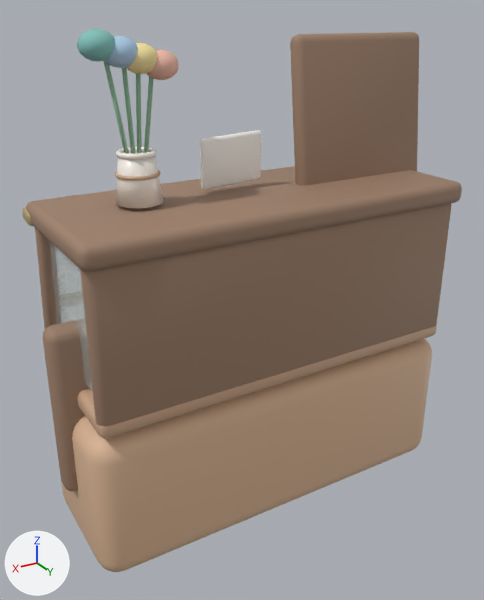
The glTF model public/assets/interiors/glb/civic-display-case.glb, before and after one commit.
One viewpoint serves both versions: a 50 mm lens placed at (1.53, 2.44, 2.26), pointed at (0.05, -0.03, 1.03). The lights are fixed; the arrows at lower left show +X, +Y and +Z. The picture after the commit comes second. Where no turn or scale is listed for an object, it has been applied to the vertices.

Script lines for the objects in view, before the commit:
```python
me_cone_014 = bpy.data.meshes.new('Cone.014')
me_cone_014.from_pydata(...)  # a 22-sided cut cone along z (radius 0.095 at the low end, 0.071 at the high end) spanning x -0.094..0.094, y -0.095..0.095, z -0.095..0.095
me_cone_014.materials.append(mat_civic_warm_ceramic)  # white #f8f2e9
me_cube = bpy.data.meshes.new('Cube')
me_cube.from_pydata(...)  # 216 vertices, 428 faces; spans x -0.93..0.93, y -0.32..0.32, z -0.35..0.35
me_cube.materials.append(mat_civic_honey_oak)  # beige #ddb796
me_cube_031 = bpy.data.meshes.new('Cube.031')
me_cube_031.from_pydata(...)  # 96 vertices, 188 faces; spans x -0.013..0.013, y -0.29..0.29, z -0.29..0.29
me_cube_031.materials.append(mat_civic_display_glass)  # white #edf6f3
ob_displayoakbase = bpy.data.objects.new('DisplayOakBase', me_cube)
ob_displayoakbase.location = (0.0, 0.0, 0.38)
ob_displaysideglass_0_84 = bpy.data.objects.new('DisplaySideGlass_0.84', me_cube_031)
ob_displaysideglass_0_84.location = (0.84, -0.01, 1.16)
ob_displaytopvase_body = bpy.data.objects.new('DisplayTopVase_body', me_cone_014)
ob_displaytopvase_body.location = (0.53, -0.03, 1.66)
# also in view: 'DisplayCaseFloor' at (0.0, 0.0, 0.8); 'DisplayFlower_3' at (0.65, -0.03, 2.15); 'DisplayCaseTop' at (0.0, 0.0, 1.5); 'DisplayStoryCard' at (0.08, -0.07, 1.68); 'DisplayFlower_2' at (0.57, -0.03, 2.13)
```
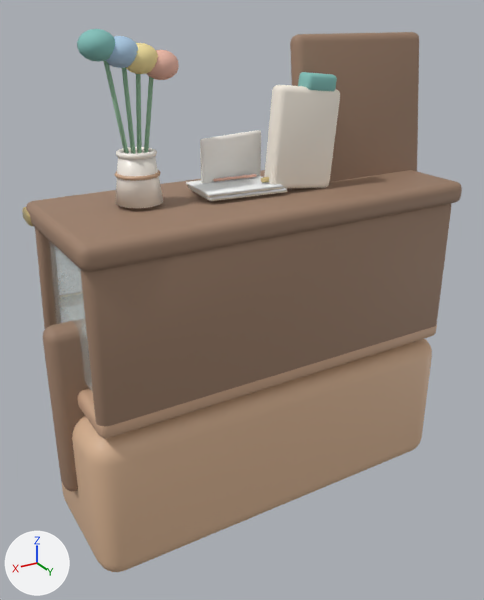
Where the change shows, as pixel boxes [x1, y1, x2, y2] in the pictures (484 x 600 px):
'DisplayArchiveFolder', added: after [264, 85, 340, 188]
'DisplayWitnessPacketSheet_4', added: after [186, 175, 282, 196]
'DisplayArchiveFolderTab', added (cyan): after [298, 72, 337, 91]
'DisplayWitnessPacketSheet_2', added: after [188, 186, 287, 200]
'DisplayWitnessPacketSheet_1', added: after [189, 188, 288, 201]
'DisplayWitnessPacketSheet_3', added: after [186, 184, 283, 197]
'DisplayWitnessPacketRule', added: after [213, 174, 257, 182]

Edits to the bpy script that builds the scene:
```text
Add mat_civic_warm_cotton_paper:
    mat_civic_warm_cotton_paper = principled_material('Civic warm cotton paper')
    mat_civic_warm_cotton_paper.base_color = (0.941, 0.875, 0.773)  # white #f8f0e4
    mat_civic_warm_cotton_paper.roughness = 0.96
Add mat_civic_cool_archive_paper:
    mat_civic_cool_archive_paper = principled_material('Civic cool archive paper')
    mat_civic_cool_archive_paper.base_color = (0.906, 0.925, 0.922)  # white #f4f6f6
    mat_civic_cool_archive_paper.roughness = 0.9
Add me_cube_075:
    me_cube_075.from_pydata(...)  # 56 vertices, 108 faces; spans x -0.0738..0.0738, y -0.0519..0.0519, z -0.0408..0.0408
    me_cube_075.materials.append(mat_civic_teal_textile)  # cyan #86c4be
Add me_cube_074:
    me_cube_074.from_pydata(...)  # 96 vertices, 188 faces; spans x -0.169..0.169, y -0.057..0.057, z -0.222..0.222
    me_cube_074.materials.append(mat_civic_warm_cotton_paper)  # white #f8f0e4
Add me_cube_072:
    me_cube_072.from_pydata(...)  # 24 vertices, 44 faces; spans x -0.104..0.104, y -0.015..0.015, z -0.006..0.006
    me_cube_072.materials.append(mat_civic_coral_paint)  # beige #f0bcaa
Add me_cube_071:
    me_cube_071.from_pydata(...)  # 56 vertices, 108 faces; spans x -0.178..0.178, y -0.131..0.131, z -0.004..0.004
    me_cube_071.materials.append(mat_civic_cool_archive_paper)  # white #f4f6f6
Add me_cube_070:
    me_cube_070.from_pydata(...)  # 56 vertices, 108 faces; spans x -0.182..0.182, y -0.132..0.132, z -0.004..0.004
    me_cube_070.materials.append(mat_civic_warm_cotton_paper)  # white #f8f0e4
Add me_cube_069:
    me_cube_069.from_pydata(...)  # 56 vertices, 108 faces; spans x -0.186..0.186, y -0.134..0.134, z -0.004..0.004
    me_cube_069.materials.append(mat_civic_cool_archive_paper)  # white #f4f6f6
Add me_cube_068:
    me_cube_068.from_pydata(...)  # 56 vertices, 108 faces; spans x -0.19..0.19, y -0.136..0.136, z -0.004..0.004
    me_cube_068.materials.append(mat_civic_warm_cotton_paper)  # white #f8f0e4
Add ob_displayarchivefoldertab:
    ob_displayarchivefoldertab = bpy.data.objects.new('DisplayArchiveFolderTab', me_cube_075)
    ob_displayarchivefoldertab.location = (-0.25, 0.08, 1.995)
Add ob_displayarchivefolder:
    ob_displayarchivefolder = bpy.data.objects.new('DisplayArchiveFolder', me_cube_074)
    ob_displayarchivefolder.location = (-0.18, 0.08, 1.77)
Add ob_displaywitnesspacketrule:
    ob_displaywitnesspacketrule = bpy.data.objects.new('DisplayWitnessPacketRule', me_cube_072)
    ob_displaywitnesspacketrule.location = (0.078, -0.041, 1.607)
Add ob_displaywitnesspacketsheet_4:
    ob_displaywitnesspacketsheet_4 = bpy.data.objects.new('DisplayWitnessPacketSheet_4', me_cube_071)
    ob_displaywitnesspacketsheet_4.location = (0.112, 0.004, 1.592)
Add ob_displaywitnesspacketsheet_3:
    ob_displaywitnesspacketsheet_3 = bpy.data.objects.new('DisplayWitnessPacketSheet_3', me_cube_070)
    ob_displaywitnesspacketsheet_3.location = (0.104, -0.004, 1.583)
Add ob_displaywitnesspacketsheet_2:
    ob_displaywitnesspacketsheet_2 = bpy.data.objects.new('DisplayWitnessPacketSheet_2', me_cube_069)
    ob_displaywitnesspacketsheet_2.location = (0.096, 0.004, 1.574)
Add ob_displaywitnesspacketsheet_1:
    ob_displaywitnesspacketsheet_1 = bpy.data.objects.new('DisplayWitnessPacketSheet_1', me_cube_068)
    ob_displaywitnesspacketsheet_1.location = (0.088, -0.004, 1.565)
```
